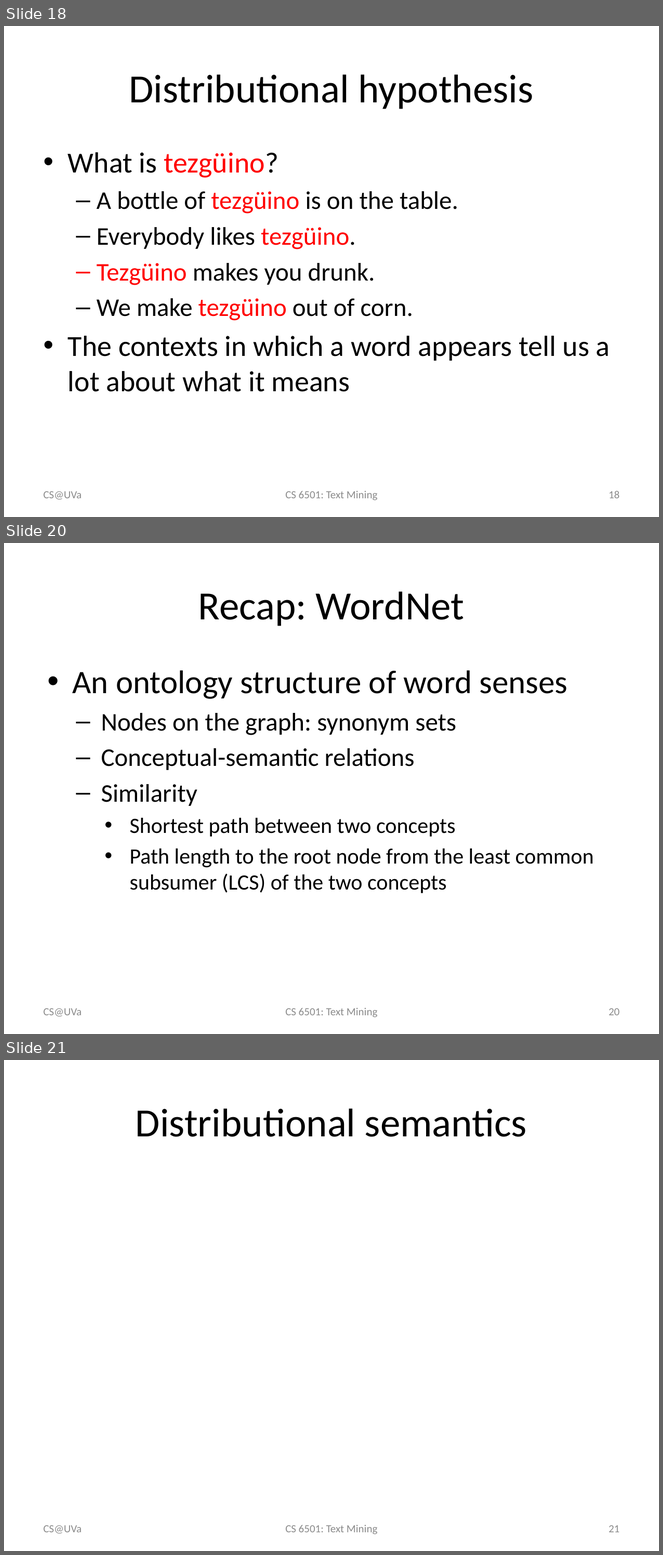
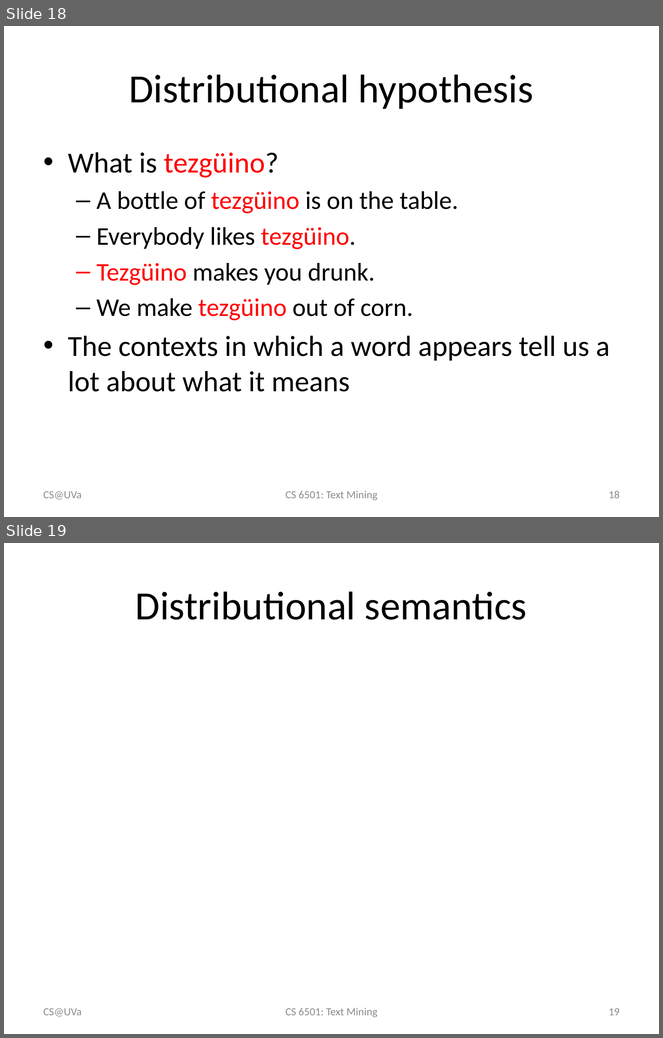
Before and after one commit to wang296/CS6501-Text-Mining, a slide deck: docs/LexicalSemanticsWordSenses.pptx. Shown one above the other, each under a label of ours: slides 18, 20 and 21 before the commit, slides 18 and 19 after it; the slides between them are not shown. The pictures are 663x1555 and 663x1038 pixels, drawn with LibreOffice and Linux fonts; fonts in the diff are those of the drawing; grey boxes stand for pictures. Boxes give left, top, right and bottom in pixels: in the first picture for what was removed or moved away, otherwise in the second. Text is boxed around its words. In the diff, an @@ line names an element or a change of style, - is before the commit and + after.

Commit message:
word sense

```diff
--- a/docs/LexicalSemanticsWordSenses.pptx
+++ b/docs/LexicalSemanticsWordSenses.pptx
@@ slide 20 removed at (4,543,659,1034), background #FFFFFF @@
@@ title removed at (198,591,464,626) @@
-Recap: WordNet
@@ text removed at (72,670,594,893) @@
-• An ontology structure of word senses
-  – Nodes on the graph: synonym sets
-  – Conceptual-semantic relations
-  – Similarity
-    • Shortest path between two concepts
-    • Path length to the root node from the least common subsumer (LCS) of the two concepts
@@ text removed at (44,1008,82,1017) @@
-CS@UVa
@@ text removed at (285,1008,377,1018) @@
-CS 6501: Text Mining
@@ page number removed at (609,1008,620,1016) @@
-20
@@ what was slide 21 is now slide 19 @@
@@ page number at (609,1008,620,1016): text changed @@
-21
+19
```
Also in this commit, not shown: 1 other slide removed, 5 other files.
